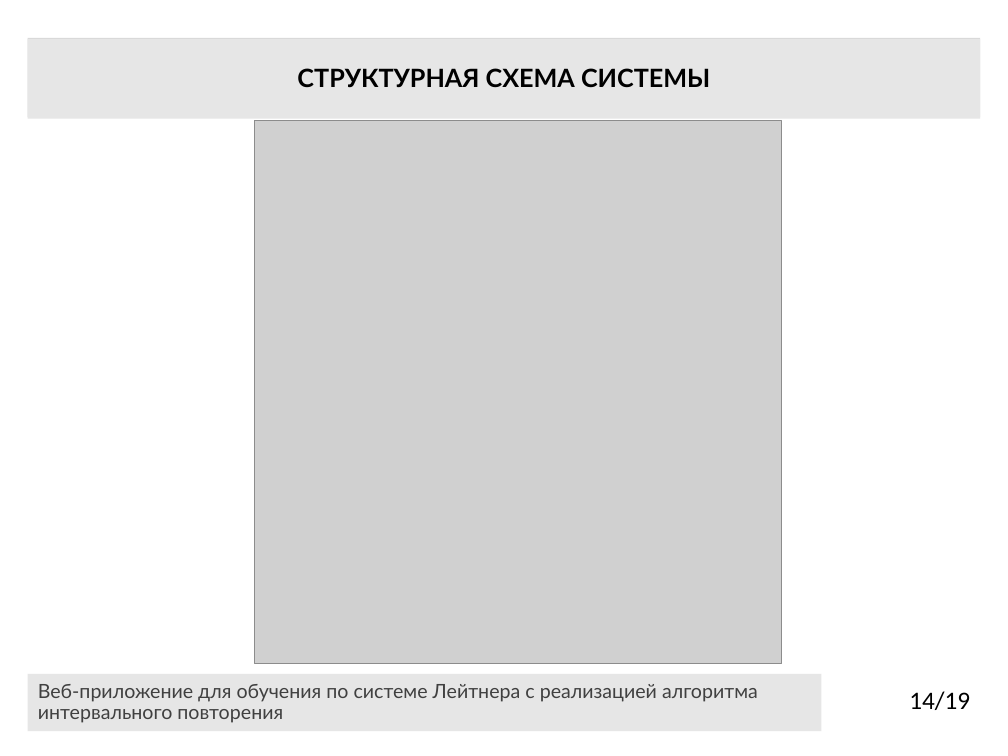
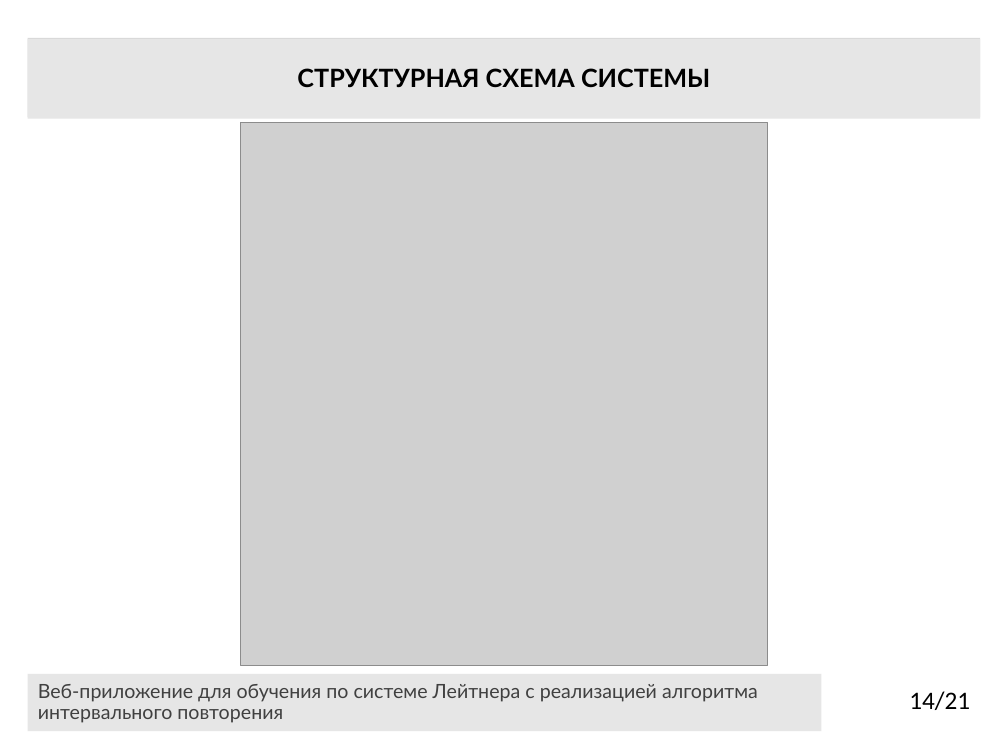
Before and after one commit to darik-cell/diplom, a slide deck: slide 14 of Презентация_Алёнушка_6401.pptx. Drawn at 1008x756 pixels with LibreOffice and Linux fonts; fonts in the diff are those of the drawing; grey boxes stand for pictures. Boxes give left, top, right and bottom in pixels: in the first picture for what was removed or moved away, otherwise in the second. Text is boxed around its words. In the diff, an @@ line names an element or a change of style, - is before the commit and + after.

```diff
--- a/Презентация_Алёнушка_6401.pptx
+++ b/Презентация_Алёнушка_6401.pptx
@@ picture: place and size @@
-picture at bbox=[255, 121, 782, 664]
+picture at bbox=[240, 122, 767, 665]
@@ page number at bbox=[909, 691, 970, 710]: text changed @@
-14/19
+14/21
```
Also in this commit, not shown: 2 other slides changed, 3 other files.
